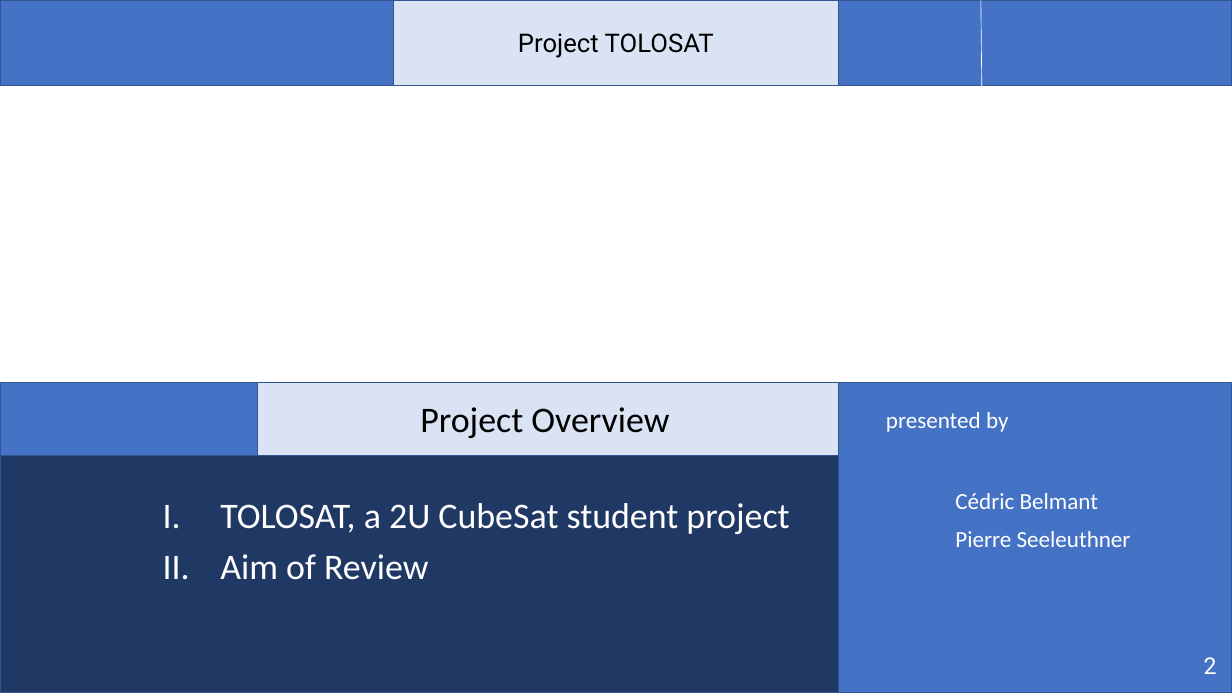
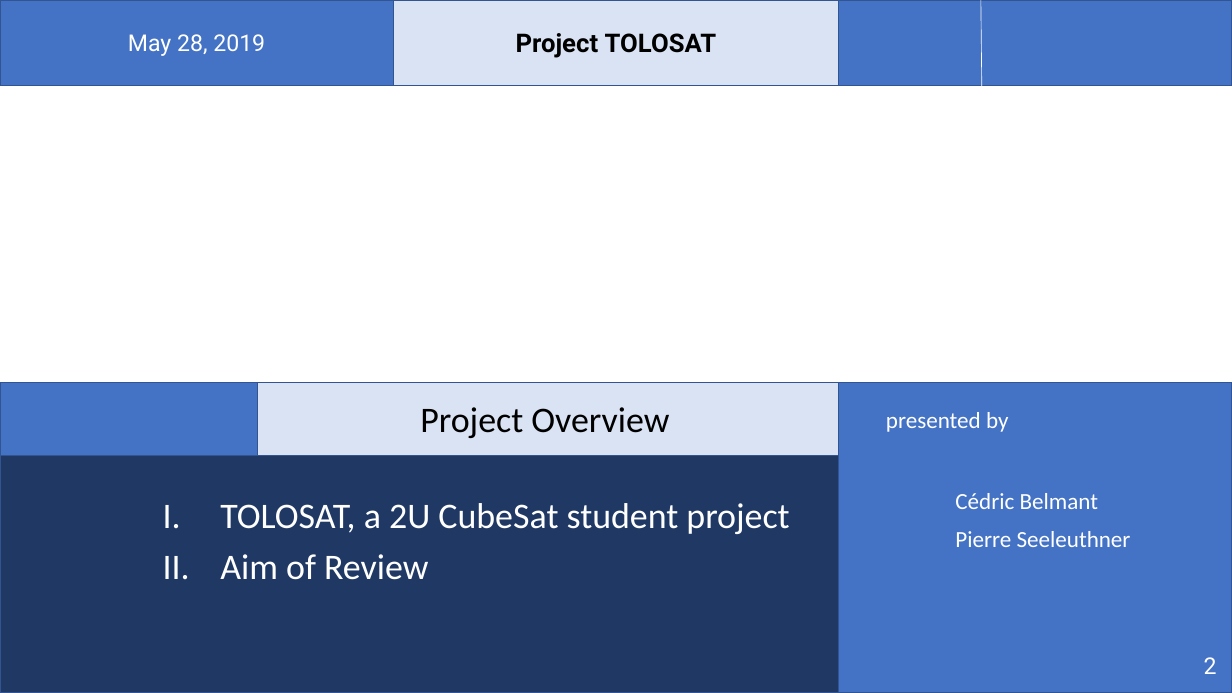
Before and after one commit to belmant/tolosat_systems_engineering, a slide deck: slide 2 of Files/Experts review.pptx. Drawn at 1232x693 pixels with LibreOffice and Linux fonts; fonts in the diff are those of the drawing; background and template pictures are left out. Boxes give left, top, right and bottom in pixels: in the first picture for what was removed or moved away, otherwise in the second. Text is boxed around its words. In the diff, an @@ line names an element or a change of style, - is before the commit and + after.

Commit message:
Added duty cycles, formatted Thermal presentation

```diff
--- a/Files/Experts review.pptx
+++ b/Files/Experts review.pptx
@@ rectangle "Project TOLOSAT" at bbox=[394, 0, 839, 85]: bold on @@
@@ text in rectangle at bbox=[128, 34, 265, 56]: text added @@
+May 28, 2019
```
Also in this commit, not shown: 2 other slides changed, 2 other files.
